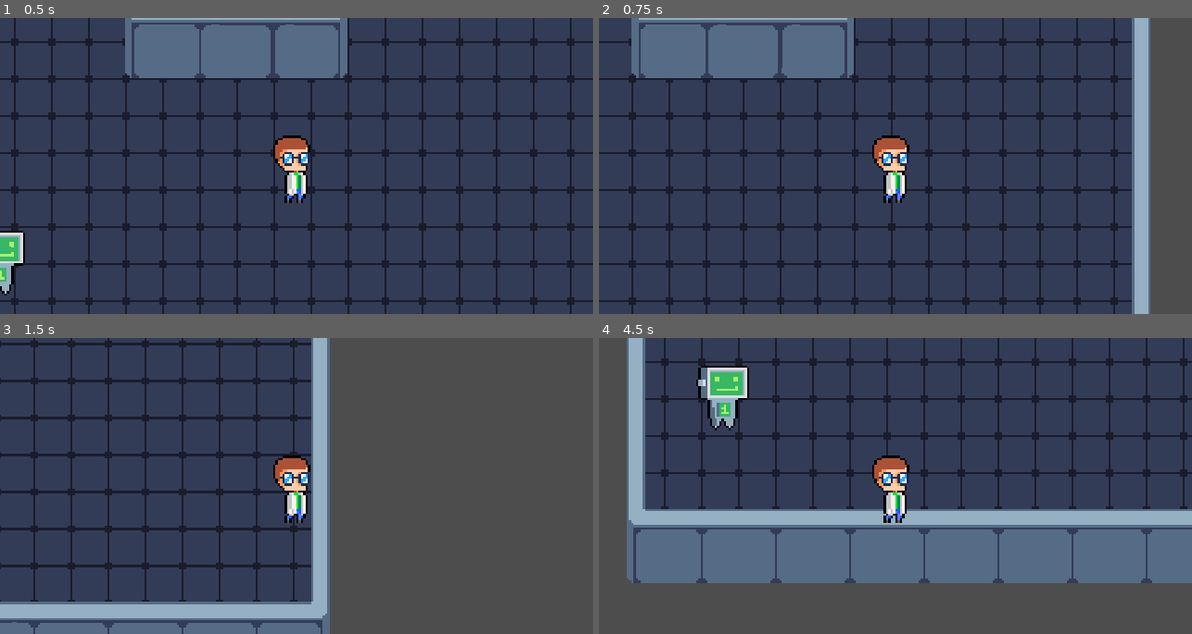
Above: before the commit, frames 1-4 (two rows, left to right).
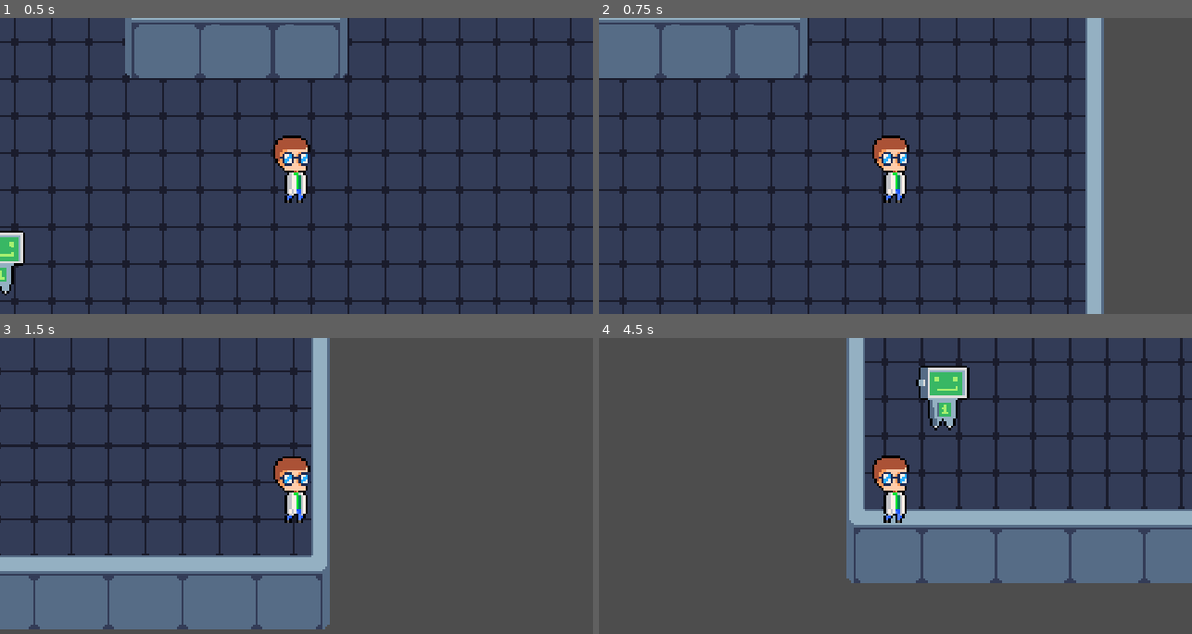
Above: after the commit, the same moments.

Repository: Matheuspimentell/Math-Hero
Game: Godot game, scene res://levels/test_level.tscn
Two runs of this game, one before a commit and one after it. Both use one fixed random seed, a clock stepped at 60 frames per second and the inputs below. The project has no main scene, so this scene is started directly.
Inputs:
- Up to frame 1 (0.5 s): no input
- Up to frame 2 (0.75 s): tap Enter at 0.5 s; hold D (move_right) from 0.53 s (still down)
- Up to frame 3 (1.5 s): release D (move_right) at 1.28 s; hold S (move_down) from 1.28 s (still down)
- Up to frame 4 (4.5 s): release S (move_down) at 2.03 s; hold D (move_right) 2.03-2.78 s; tap Space at 2.75 s; hold W (move_up) 2.78-3.53 s; tap Enter at 3.5 s; hold A (move_left) from 3.53 s (still down)

Frame 1 is identical in both runs. In frame 2, 24% of the frame differs, in the area x 0-93%, y 0-100%; in frame 3, 18%; in frame 4, 38%, in the area x 4-100%, y 0-83%.

Commit message:
Adding Area2D entered area detection logic

Diff:
--- /dev/null
+++ b/models/npcs/friendly_robot.gd
@@ -0,0 +1,13 @@
+extends Area2D
+
+# Called when the node enters the scene tree for the first time.
+func _ready():
+	pass # Replace with function body.
+
+func _on_robot_body_entered(body: Node2D):
+	if (body.name != self.owner.name):
+		print("The ", body.name , " entered the robot's conversation area")
+
+# Called every frame. 'delta' is the elapsed time since the previous frame.
+func _process(delta):
+	pass
--- a/scenes/Character.tscn
+++ b/scenes/Character.tscn
@@ -1,16 +1,16 @@
 [gd_scene load_steps=4 format=3 uid="uid://nhm74aeoa63n"]
 
-[ext_resource type="Script" path="res://models/characters/Character.gd" id="1_swcla"]
+[ext_resource type="Script" path="res://models/characters/character.gd" id="1_0kgxi"]
 [ext_resource type="Texture2D" uid="uid://t8tx0joa3pky" path="res://media/art/character(1).png" id="1_whyjj"]
 
 [sub_resource type="RectangleShape2D" id="RectangleShape2D_ecyy6"]
 size = Vector2(12, 6)
 
-[node name="Character" type="CharacterBody2D"]
-script = ExtResource("1_swcla")
-speed = 200.0
+[node name="character" type="CharacterBody2D"]
+script = ExtResource("1_0kgxi")
 
 [node name="CollisionShape2D" type="CollisionShape2D" parent="."]
+visible = false
 position = Vector2(0, 13)
 shape = SubResource("RectangleShape2D_ecyy6")
 
--- a/scenes/friendly_robot.tscn
+++ b/scenes/friendly_robot.tscn
@@ -1,6 +1,7 @@
-[gd_scene load_steps=4 format=3 uid="uid://cs4ma348kw25m"]
+[gd_scene load_steps=5 format=3 uid="uid://ccxqgaykatlx7"]
 
-[ext_resource type="Texture2D" uid="uid://di1cf2pg74ht0" path="res://media/art/friendly_robot.png" id="1_8u7w7"]
+[ext_resource type="Texture2D" uid="uid://dwk56ebmax1cd" path="res://media/art/friendly_robot.png" id="1_8u7w7"]
+[ext_resource type="Script" path="res://models/npcs/friendly_robot.gd" id="1_iwm0d"]
 
 [sub_resource type="RectangleShape2D" id="RectangleShape2D_516gp"]
 size = Vector2(51, 28)
@@ -15,11 +16,16 @@
 texture = ExtResource("1_8u7w7")
 
 [node name="Interective Area" type="Area2D" parent="."]
+visible = false
+script = ExtResource("1_iwm0d")
 
 [node name="Interactive Area Shape" type="CollisionShape2D" parent="Interective Area"]
 position = Vector2(0, 2)
 shape = SubResource("RectangleShape2D_516gp")
 
 [node name="CollisionShape2D" type="CollisionShape2D" parent="."]
+visible = false
 position = Vector2(0, 12)
 shape = SubResource("RectangleShape2D_6ilty")
+
+[connection signal="body_entered" from="Interective Area" to="Interective Area" method="_on_robot_body_entered"]
Not shown: 1 places in levels/test_level.tscn that only renumber resources
Renamed: models/characters/Character.gd -> models/characters/character.gd
